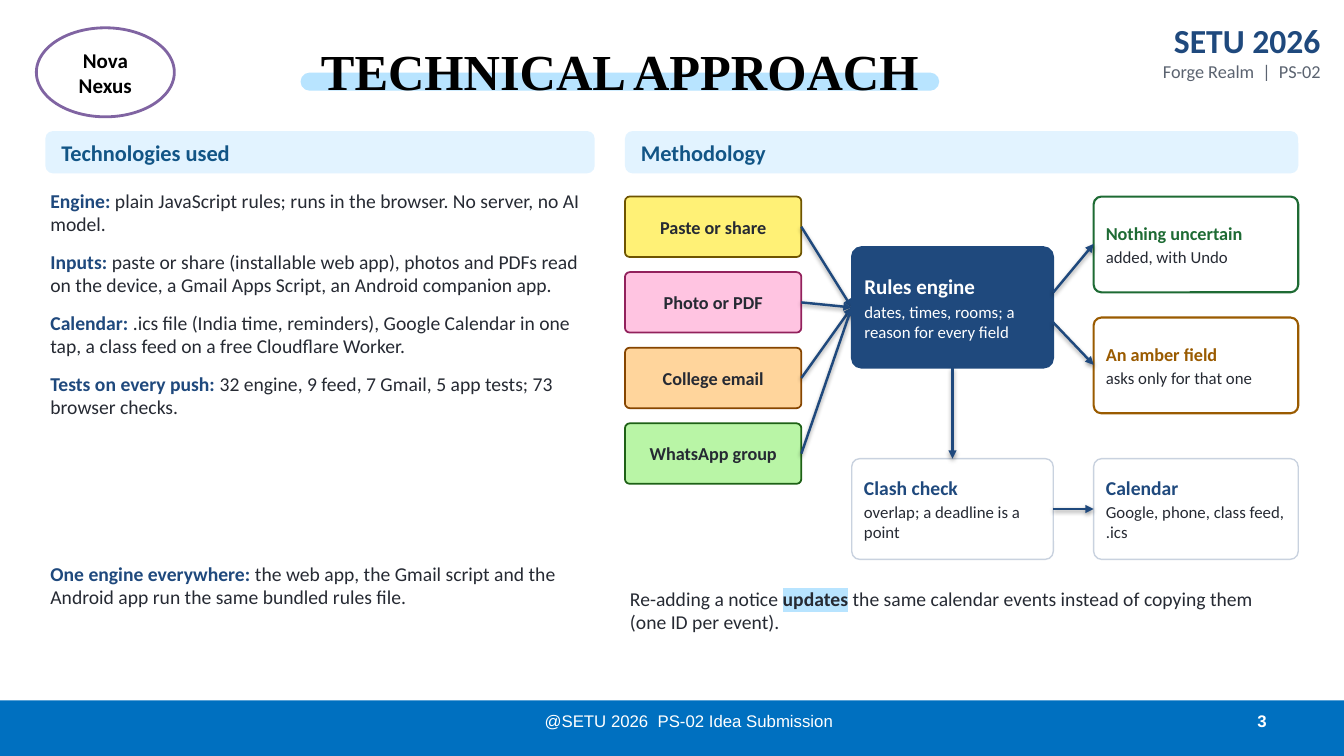
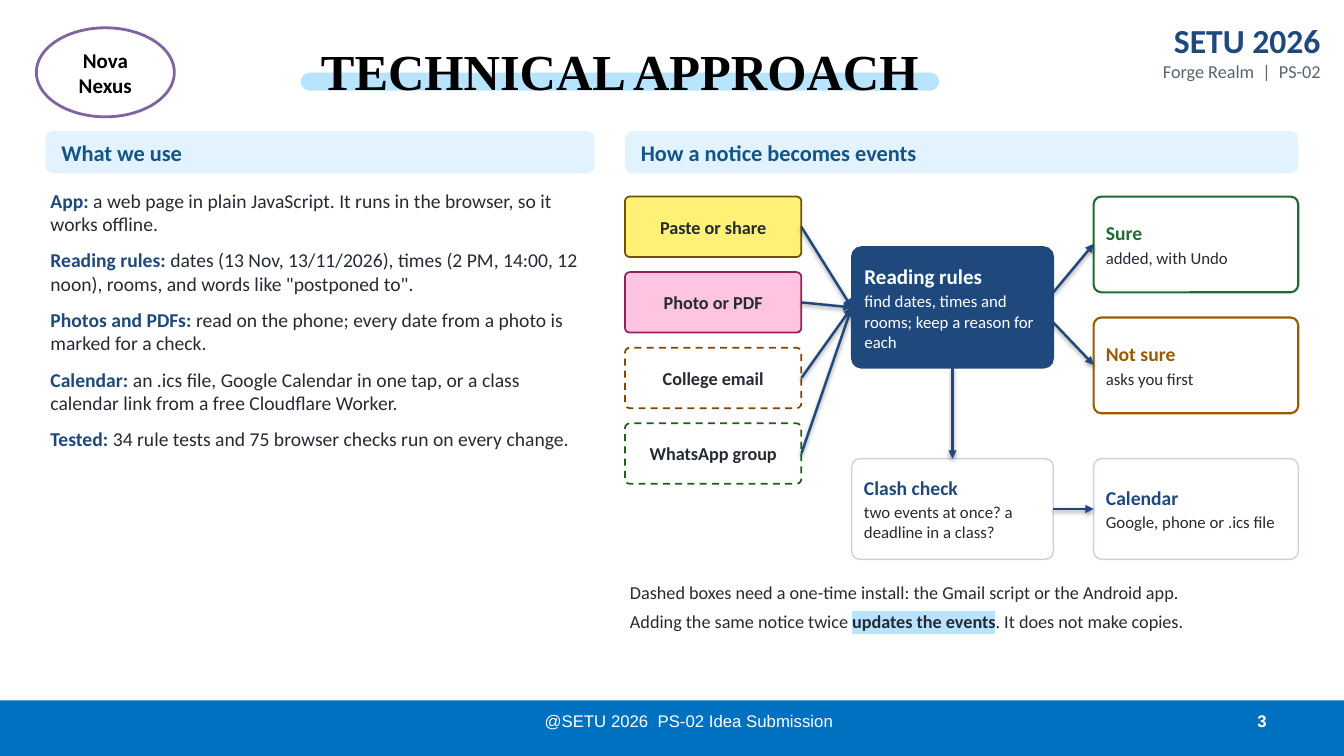
Before and after one commit to anki1kr/NoticeDecoder, a slide deck: slide 3 of deck/NoticeDecoder_NovaNexus_PS02.pptx. Drawn at 1344x756 pixels with LibreOffice and Linux fonts; fonts in the diff are those of the drawing. Boxes give left, top, right and bottom in pixels: in the first picture for what was removed or moved away, otherwise in the second. Text is boxed around its words. In the diff, an @@ line names an element or a change of style, - is before the commit and + after.

```diff
--- a/deck/NoticeDecoder_NovaNexus_PS02.pptx
+++ b/deck/NoticeDecoder_NovaNexus_PS02.pptx
@@ text at bbox=[61, 145, 182, 161]: text changed @@
-Technologies used
+What we use
@@ text at bbox=[641, 145, 916, 161]: text changed @@
-Methodology
+How a notice becomes events
@@ text at bbox=[50, 194, 577, 450]: text changed @@
-Engine: plain JavaScript rules; runs in the browser. No server, no AI model.
-Inputs: paste or share (installable web app), photos and PDFs read on the device, a Gmail Apps Script, an Android companion app.
-Calendar: .ics file (India time, reminders), Google Calendar in one tap, a class feed on a free Cloudflare Worker.
-Tests on every push: 32 engine, 9 feed, 7 Gmail, 5 app tests; 73 browser checks.
+App: a web page in plain JavaScript. It runs in the browser, so it works offline.
+Reading rules: dates (13 Nov, 13/11/2026), times (2 PM, 14:00, 12 noon), rooms, and words like "postponed to".
+Photos and PDFs: read on the phone; every date from a photo is marked for a check.
+Calendar: an .ics file, Google Calendar in one tap, or a class calendar link from a free Cloudflare Worker.
+Tested: 34 rule tests and 75 browser checks run on every change.
@@ text in rounded rectangle at bbox=[1106, 227, 1142, 240]: text changed; size 13 to 14 pt @@
-Nothing uncertain
+Sure
@@ text in rounded rectangle at bbox=[864, 269, 1033, 348]: text changed @@
-Rules engine
-dates, times, rooms; a reason for every field
+Reading rules
+find dates, times and rooms; keep a reason for each
@@ rounded rectangle "College email" at bbox=[625, 348, 802, 408]: fill #FFD59C to #FFFFFF; outline #864500 1.25 pt to #864500 1.25 pt dashed @@
@@ text in rounded rectangle at bbox=[1106, 348, 1193, 388]: text changed @@
-An amber field
-asks only for that one
+Not sure
+asks you first
@@ rounded rectangle "WhatsApp group" at bbox=[625, 423, 802, 484]: fill #B9F5A6 to #FFFFFF; outline #1E6116 1.25 pt to #1E6116 1.25 pt dashed @@
@@ text in rounded rectangle at bbox=[864, 506, 1013, 538]: text changed @@
-overlap; a deadline is a point
+two events at once? a deadline in a class?
@@ text in rounded rectangle at bbox=[1106, 516, 1275, 531]: text changed @@
-Google, phone, class feed, .ics
+Google, phone or .ics file
@@ text removed at bbox=[50, 567, 556, 607] @@
-One engine everywhere: the web app, the Gmail script and the Android app run the same bundled rules file.
@@ text at bbox=[630, 586, 1184, 633]: text changed; size 14 to 13 pt @@
-Re-adding a notice updates the same calendar events instead of copying them (one ID per event).
+Dashed boxes need a one-time install: the Gmail script or the Android app.
+Adding the same notice twice updates the events. It does not make copies.
```
Also in this commit, not shown: 5 other slides changed, 22 other files.
